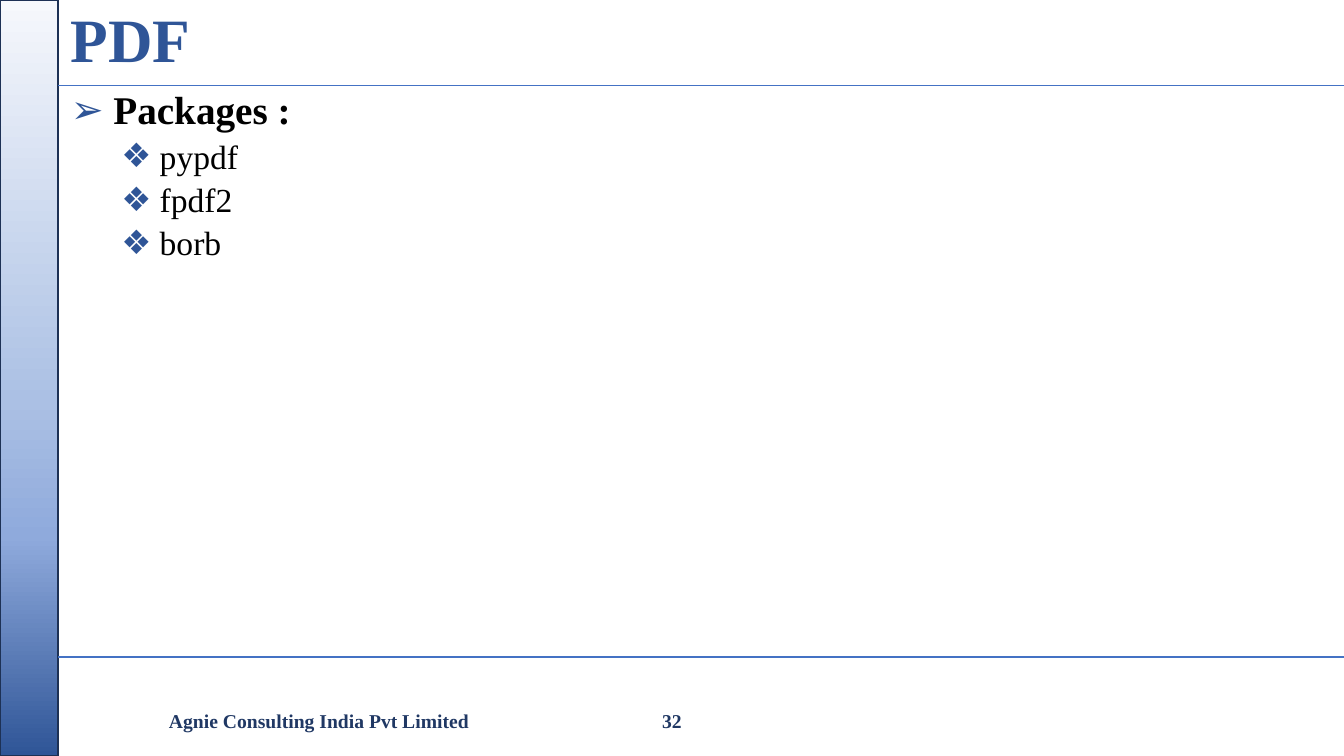
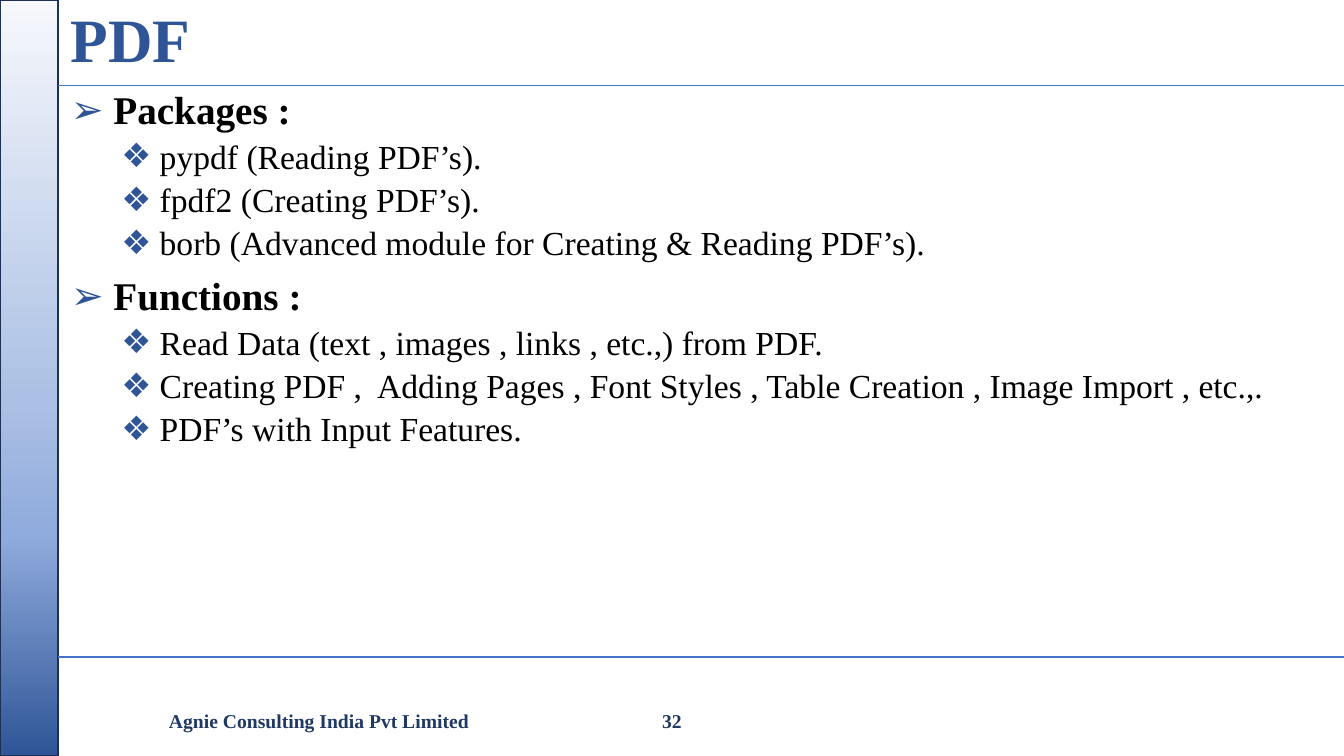
Before and after one commit to nikishdaniel1-del/Python-Cls, a slide deck: slide 32 of python class/Python Class.pptx. Drawn at 1344x756 pixels with LibreOffice and Linux fonts; fonts in the diff are those of the drawing; background and template pictures are left out. Boxes give left, top, right and bottom in pixels: in the first picture for what was removed or moved away, otherwise in the second. Text is boxed around its words. In the diff, an @@ line names an element or a change of style, - is before the commit and + after.

```diff
--- a/python class/Python Class.pptx
+++ b/python class/Python Class.pptx
@@ text at (x1=113, y1=145, x2=1263, y2=448): text changed @@
-  ❖ pypdf
-  ❖ fpdf2
-  ❖ borb
+  ❖ pypdf (Reading PDF’s).
+  ❖ fpdf2 (Creating PDF’s).
+  ❖ borb (Advanced module for Creating & Reading PDF’s).
+➢ Functions :
+  ❖ Read Data (text , images , links , etc.,) from PDF.
+  ❖ Creating PDF , Adding Pages , Font Styles , Table Creation , Image Import , etc.,.
+  ❖ PDF’s with Input Features.
```
Also in this commit, not shown: 9 other slides changed, 1 other file.
